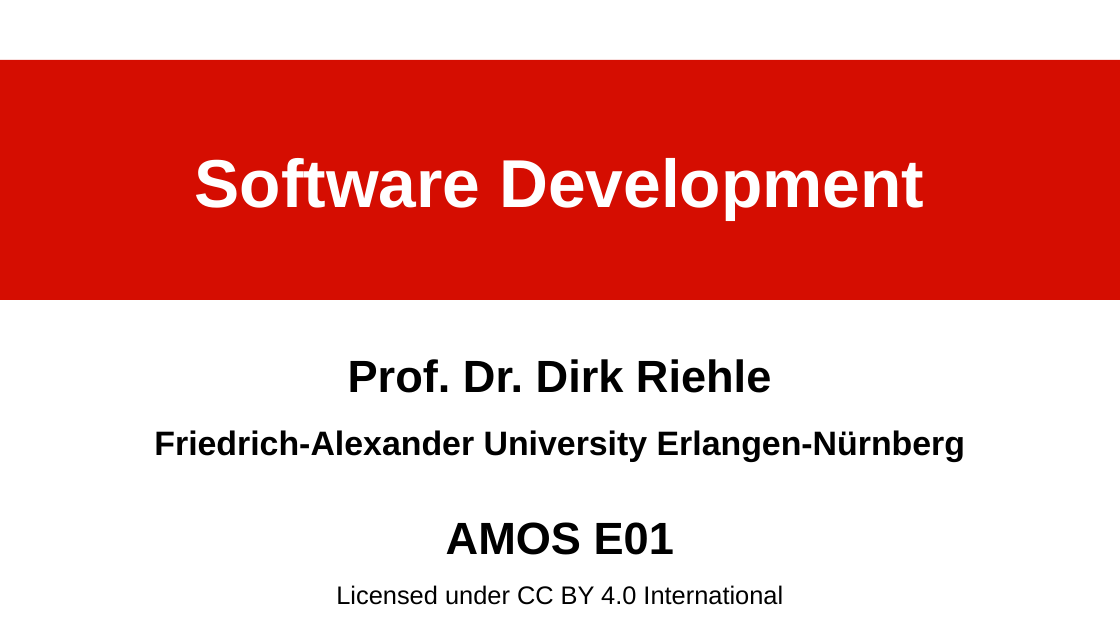
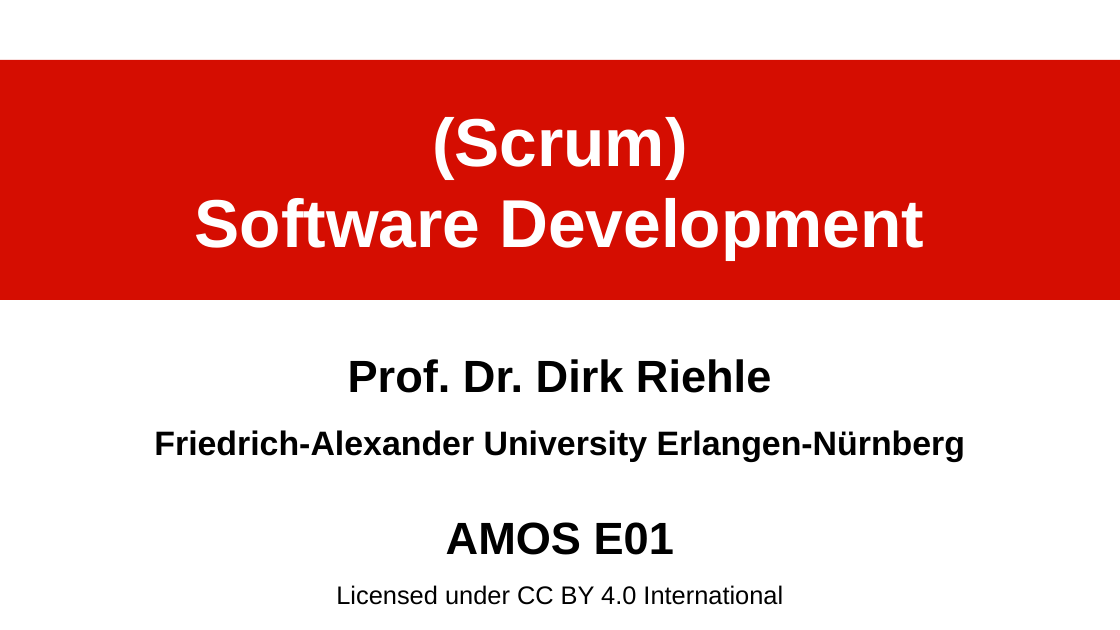
Before and after one commit to dirkriehle/amos-course, a slide deck: slide 1 of Lecture slides/AMOS E01 - Software Development.odp. Drawn at 1120x630 pixels with LibreOffice and Linux fonts; fonts in the diff are those of the drawing. Boxes give left, top, right and bottom in pixels: in the first picture for what was removed or moved away, otherwise in the second. Text is boxed around its words. In the diff, an @@ line names an element or a change of style, - is before the commit and + after.

Commit message:
Fixed up and recorded part E on software development

```diff
--- a/Lecture slides/AMOS E01 - Software Development.odp
+++ b/Lecture slides/AMOS E01 - Software Development.odp
@@ title at box(195, 117, 924, 260): text changed @@
-Software Development
+(Scrum)
+Software Development
```
Also in this commit, not shown: 3 other files.
